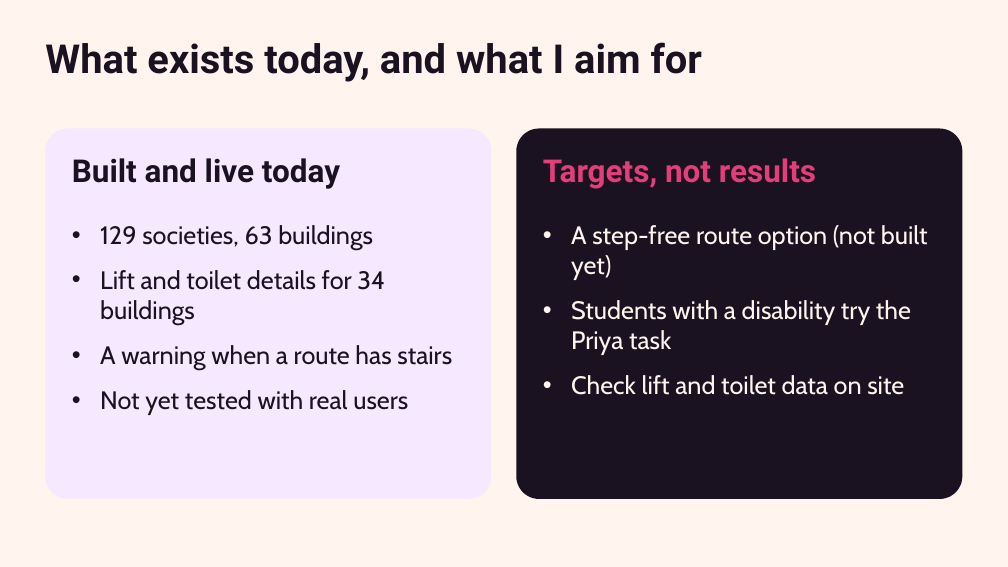
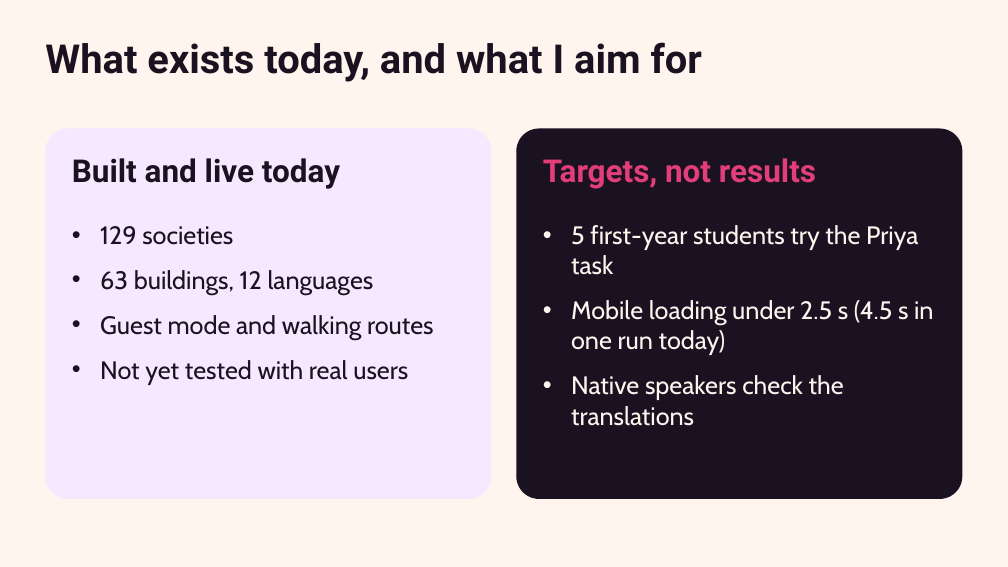
Before and after one commit to anjlaisup2hubgit/MacDirect, a slide deck: slide 5 of slides/MacDirect-5-min-talk.pptx. Drawn at 1008x567 pixels with LibreOffice and Linux fonts; fonts in the diff are those of the drawing. Boxes give left, top, right and bottom in pixels: in the first picture for what was removed or moved away, otherwise in the second. Text is boxed around its words. In the diff, an @@ line names an element or a change of style, - is before the commit and + after.

```diff
--- a/slides/MacDirect-5-min-talk.pptx
+++ b/slides/MacDirect-5-min-talk.pptx
@@ text at box(100, 226, 434, 340): text changed @@
-• 129 societies, 63 buildings
-• Lift and toilet details for 34 buildings
-• A warning when a route has stairs
+• 129 societies
+• 63 buildings, 12 languages
+• Guest mode and walking routes
@@ text at box(571, 225, 933, 426): text changed @@
-• A step-free route option (not built yet)
-• Students with a disability try the Priya task
-• Check lift and toilet data on site
+• 5 first-year students try the Priya task
+• Mobile loading under 2.5 s (4.5 s in one run today)
+• Native speakers check the translations
```
Also in this commit, not shown: 3 other slides changed, 1 slide added, 1 slide removed.
